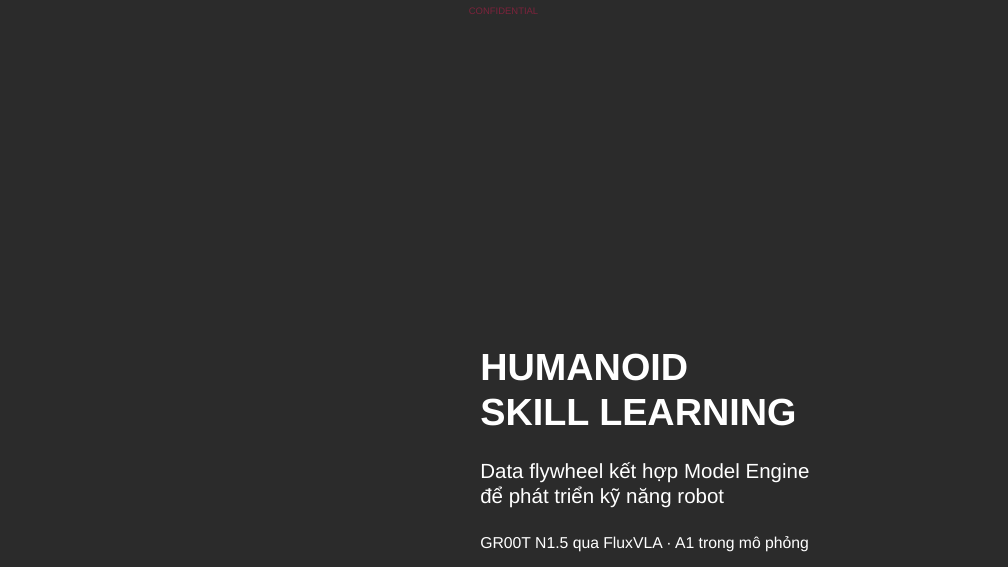
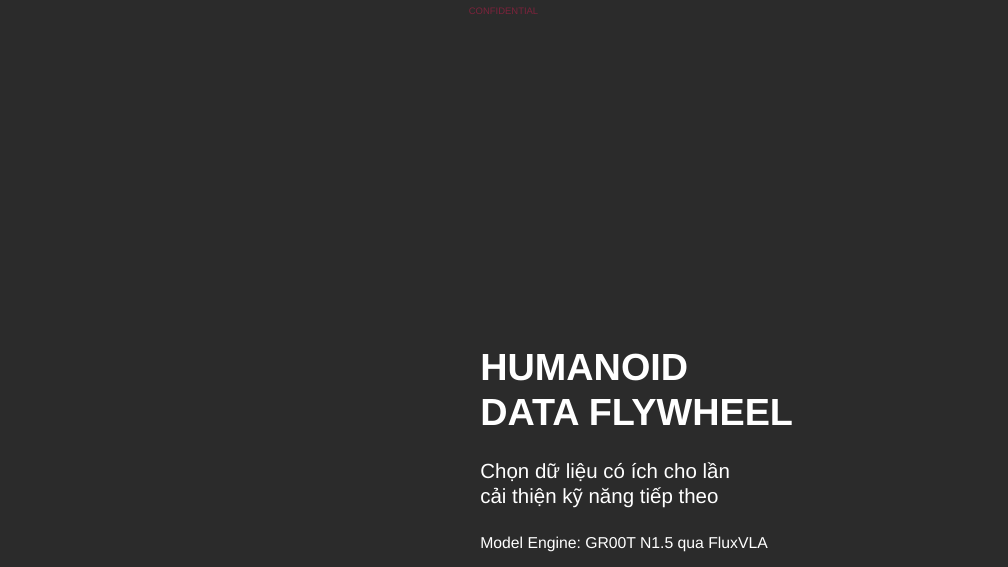
Before and after one commit to hiwe0305/denso-challenge, a slide deck: slide 1 of deliverables/DENSO-Humanoid-Data-Flywheel-2026.pptx. Drawn at 1008x567 pixels with LibreOffice and Linux fonts; fonts in the diff are those of the drawing; background and template pictures are left out; a plain dark background stands for a picture behind light text. Boxes give left, top, right and bottom in pixels: in the first picture for what was removed or moved away, otherwise in the second. Text is boxed around its words. In the diff, an @@ line names an element or a change of style, - is before the commit and + after.

Commit message:
Clarify PowerPoint data flywheel contribution and decision examples

```diff
--- a/deliverables/DENSO-Humanoid-Data-Flywheel-2026.pptx
+++ b/deliverables/DENSO-Humanoid-Data-Flywheel-2026.pptx
@@ subtitle at <box>480,399,793,425</box>: text changed @@
-SKILL LEARNING
+DATA FLYWHEEL
@@ text at <box>480,462,730,508</box>: text changed @@
-Data flywheel kết hợp Model Engine
-để phát triển kỹ năng robot
+Chọn dữ liệu có ích cho lần
+cải thiện kỹ năng tiếp theo
@@ text at <box>480,536,767,552</box>: text changed @@
-GR00T N1.5 qua FluxVLA · A1 trong mô phỏng
+Model Engine: GR00T N1.5 qua FluxVLA
```
Also in this commit, not shown: 13 other slides changed, 9 slides added, 7 slides removed, 8 other files.
